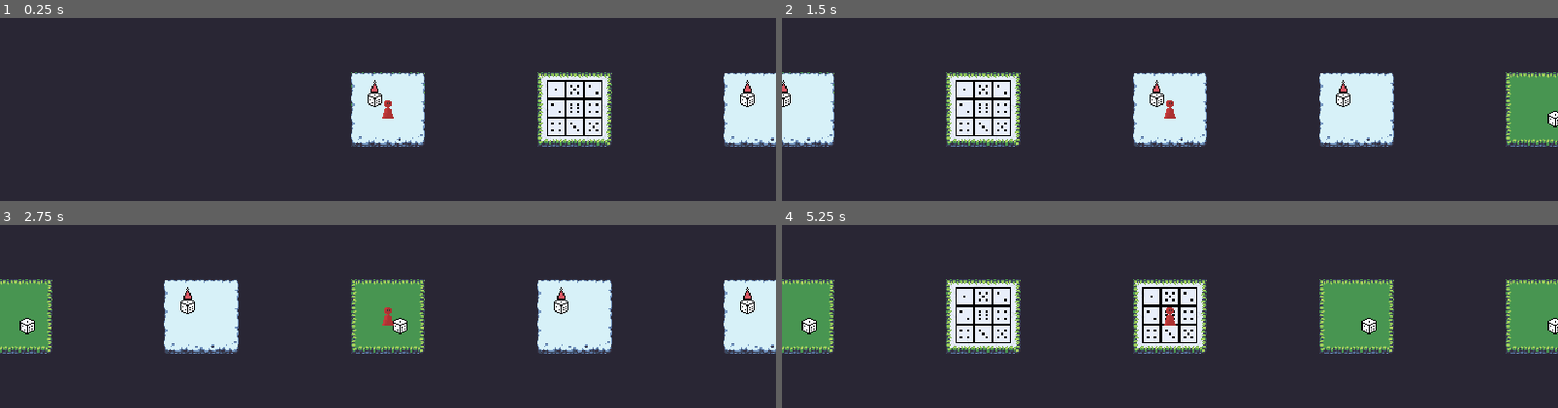
Above: before the commit, frames 1-4 (two rows, left to right).
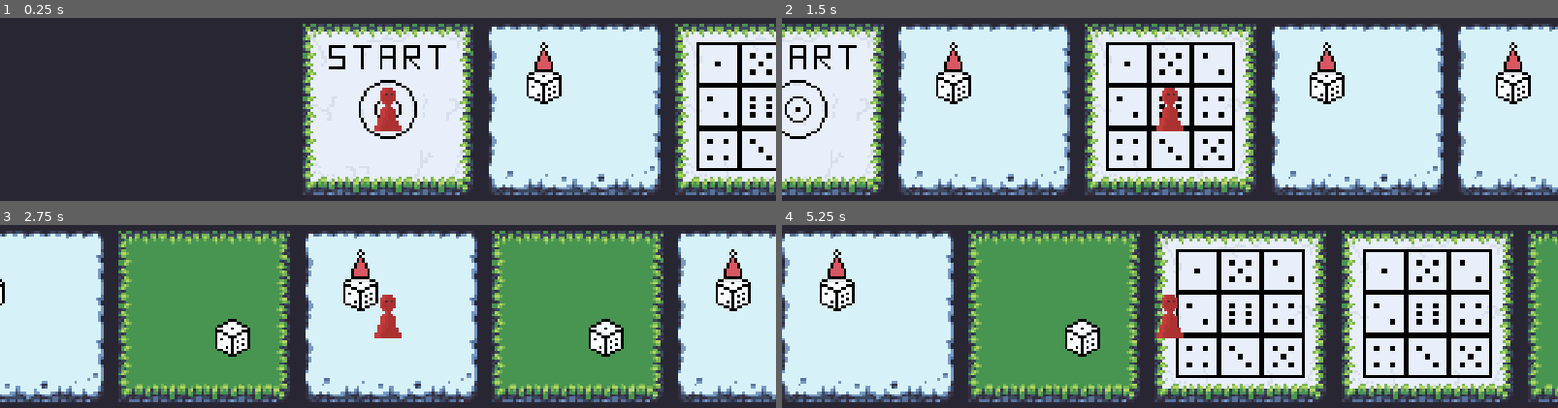
Above: after the commit, the same moments.

Repository: whoisEllie/GMTKJam_2022
Game: Godot game, scene res://Levels/BoardGameScene.tscn
The game is run twice, just before and just after one commit, with the same random seed, the same clock (stepped at 60 frames per second) and the same inputs. This scene is started directly instead of the project's main scene.
Inputs (mouse positions are in pixels of both pictures, inside the frame that each line leads up to):
- Up to frame 1 (0.25 s): no input
- Up to frame 2 (1.5 s): tap Enter (ui_accept) at 0.5 s; move the mouse to (1340, 87) at 0.52 s; hold D (move_right) 0.53-1.28 s; hold Enter (ui_accept) 0.53-1.28 s; move the mouse to (1014, 131) at 1.27 s; hold S (move_down) from 1.28 s (still down); click (1014, 131) at 1.35 s
- Up to frame 3 (2.75 s): tap Enter (ui_accept) at 1.52, 1.55, 1.82 s; move the mouse to (outside the picture) at 2.02 s; release S (move_down) at 2.03 s; hold D (move_right) from 2.03 s (still down); hold Enter (ui_accept) from 2.03 s (still down)
- Up to frame 4 (5.25 s): move the mouse to (1131, 407) at 2.77 s; release D (move_right) at 2.78 s; release Enter (ui_accept) at 2.78 s; hold W (move_up) 2.78-3.53 s; click (1131, 407) at 2.85 s; tap Enter (ui_accept) at 3.02, 3.05, 3.32, 4.52, 4.55, 4.82 s; move the mouse to (1402, 384) at 3.52 s; hold Enter (ui_accept) 3.53-4.28 s; hold A (move_left) 3.53-5.03 s; move the mouse to (937, 248) at 4.27 s; click (937, 248) at 4.35 s; move the mouse to (1208, 316) at 5.02 s; hold S (move_down) from 5.03 s (still down); hold Enter (ui_accept) from 5.03 s (still down)

The runs differ from the first frame. In frame 1, 45% of the frame differs, in the area x 39-100%, y 3-97%; in frame 2, 74%; in frame 3, 81%; in frame 4, 84%, in the area x 0-100%, y 3-97%.

Commit message:
working interp movement + final-ish tile gen?

Diff:
--- a/DiceIt/Levels/BoardGameGenerator.gd
+++ b/DiceIt/Levels/BoardGameGenerator.gd
@@ -3,17 +3,17 @@
 const TILE_AMOUNT = 100
 const OFFSET = 160
 const START_OFFSET = 80
-const TILE_SIZE = 70
+const TILE_SCALE = 2.3
 # Declare member variables here. Examples:
 var tileIDs = []
 var tiles = []
 
 var objects_dict = {0: "Grass", 1: "Snow", 2: "Random"}
-var grass_texture
-var snow_texture
-var randomblock_texture
-var finish_texture
-var start_texture
+var grass_texture = preload("res://Assets/grass.png")
+var snow_texture = preload("res://Assets/snow.png")
+var randomblock_texture = preload("res://Assets/Random-Block.png")
+var finalmblock_texture = preload("res://Assets/Finish-Block.png")
+var start_texture = preload("res://Assets/Start-Block.png")
 
 
 # Called when the node enters the scene tree for the first time.
@@ -21,10 +21,10 @@
 	# generates random array of tiles for the playing board
 	var start_sprite = Sprite.new()
 	add_child(start_sprite)
-	start_texture = preload("res://Assets/Start-Block.png")
 	start_sprite.set_texture(start_texture)
-	start_sprite.set_scale(Vector2(1, 1))
+	start_sprite.set_scale(Vector2(TILE_SCALE, TILE_SCALE))
 	start_sprite.position = Vector2(START_OFFSET, ProjectSettings.get_setting("display/window/size/height")/2)
+	tiles.append(start_sprite)
 
 
 
@@ -34,9 +34,8 @@
 		if tileIDs[i] == 0:
 			var grass_sprite = Sprite.new()
 			add_child(grass_sprite)
-			grass_texture = preload("res://Assets/grass.png")
 			grass_sprite.set_texture(grass_texture)
-			grass_sprite.set_scale(Vector2(1, 1))
+			grass_sprite.set_scale(Vector2(TILE_SCALE, TILE_SCALE))
 			grass_sprite.position = Vector2(START_OFFSET + (OFFSET * tiles.size()), ProjectSettings.get_setting("display/window/size/height")/2)
 			tiles.append(grass_sprite)
 
@@ -44,20 +43,25 @@
 		if tileIDs[i] == 1:
 			var snow_sprite = Sprite.new()
 			add_child(snow_sprite)
-			snow_texture = preload("res://Assets/snow.png")
 			snow_sprite.set_texture(snow_texture)
-			snow_sprite.set_scale(Vector2(1, 1))
+			snow_sprite.set_scale(Vector2(TILE_SCALE, TILE_SCALE))
 			snow_sprite.position = Vector2(START_OFFSET + (OFFSET * tiles.size()), ProjectSettings.get_setting("display/window/size/height")/2)
 			tiles.append(snow_sprite)
 
 		if tileIDs[i] == 2:
 			var randomblock_sprite = Sprite.new()
 			add_child(randomblock_sprite)
-			randomblock_texture = preload("res://Assets/Random-Block.png")
 			randomblock_sprite.set_texture(randomblock_texture)
-			randomblock_sprite.set_scale(Vector2(1, 1))
+			randomblock_sprite.set_scale(Vector2(TILE_SCALE, TILE_SCALE))
 			randomblock_sprite.position = Vector2(START_OFFSET + (OFFSET * tiles.size()), ProjectSettings.get_setting("display/window/size/height")/2)
 			tiles.append(randomblock_sprite)
+
+	var finalblock_sprite = Sprite.new()
+	add_child(finalblock_sprite)
+	finalblock_sprite.set_texture(finalmblock_texture)
+	finalblock_sprite.set_scale(Vector2(TILE_SCALE, TILE_SCALE))
+	finalblock_sprite.position = Vector2(START_OFFSET + (OFFSET * tiles.size()), ProjectSettings.get_setting("display/window/size/height")/2)
+	tiles.append(finalblock_sprite)
 
 	print(tiles)
 
--- a/DiceIt/Levels/BoardGameScene.gd
+++ b/DiceIt/Levels/BoardGameScene.gd
@@ -1,6 +1,12 @@
 extends Node2D
 
-var active_tile = 0
+var target_tile = 0
+var current_tile = 0
+
+var target_position = Vector2(80.0, ProjectSettings.get_setting("display/window/size/height")/2)
+
+var time = 0
+var duration = 1 # length of the interpolation
 
 
 # Called when the node enters the scene tree for the first time.
@@ -16,11 +22,22 @@
 
 func _input(event):
 	if event.is_action_pressed("ui_accept"):
-		active_tile = active_tile + 1
-		if range($Area2D.tiles.size()).has(active_tile):
-			$BoardGamePlayer.transform = $Area2D.tiles[active_tile].get_transform()
+		target_tile = target_tile + roll_dice(2)
+		move_forward_one()
+
+func move_forward_one():
+	if current_tile < target_tile:
+		if range($Area2D.tiles.size()).has(current_tile+1):
+			target_position = $Area2D.tiles[current_tile+1].position
+			current_tile += 1
+			$Timer.connect("timeout", self, "move_forward_one")
+			$Timer.set_wait_time(duration)
+			$Timer.start()
 		else:
 			print("finished")
+			$Timer.clear()
+	else:
+		pass
 
 
 func roll_dice(amount):
@@ -31,3 +48,6 @@
 		print(String(add))
 	print("Added random " + String(spaces_to_move))
 	return spaces_to_move
+
+func _physics_process(delta):
+	$BoardGamePlayer.position = $BoardGamePlayer.position.linear_interpolate(target_position, 0.1)
--- a/DiceIt/Levels/BoardGameScene.tscn
+++ b/DiceIt/Levels/BoardGameScene.tscn
@@ -11,3 +11,5 @@
 script = ExtResource( 2 )
 
 [node name="BoardGamePlayer" parent="." instance=ExtResource( 3 )]
+
+[node name="Timer" type="Timer" parent="."]
--- a/DiceIt/project.godot
+++ b/DiceIt/project.godot
@@ -17,6 +17,7 @@
 [display]
 
 window/stretch/mode="2d"
+window/stretch/aspect="expand"
 
 [input]
 
